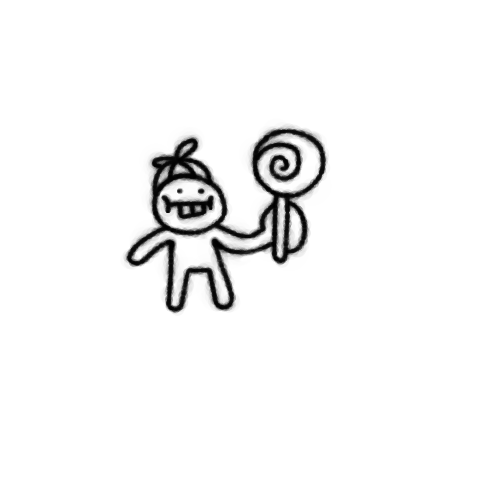
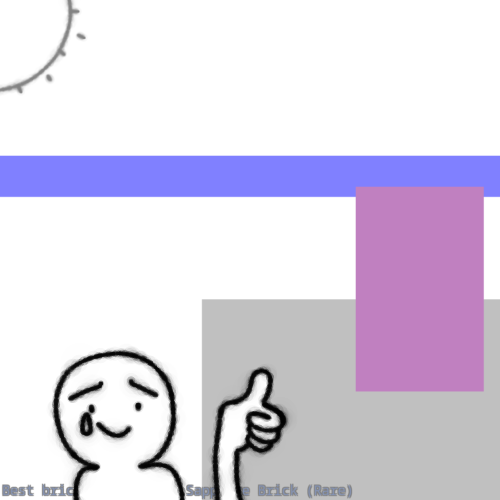
Revision of a layered w=500, h=500 image; what changed, layer by layer:
added group "guycryingbecauseofonion" with 2 layers above "onion7" over [1, 256, 384, 500]
added layer "Paint Layer 22" in group "guycryingbecauseofonion" over [1, 320, 320, 500]
added layer "Paint Layer 23" in group "guycryingbecauseofonion" over [1, 256, 384, 500]
hid group "candy" (2 layers) over [192, 122, 448, 500]
hid group "kid" (1st of 2) (2 layers) over [64, 122, 384, 500]
showed "Paint Layer 1 (pasted)" over [0, 0, 500, 500]
